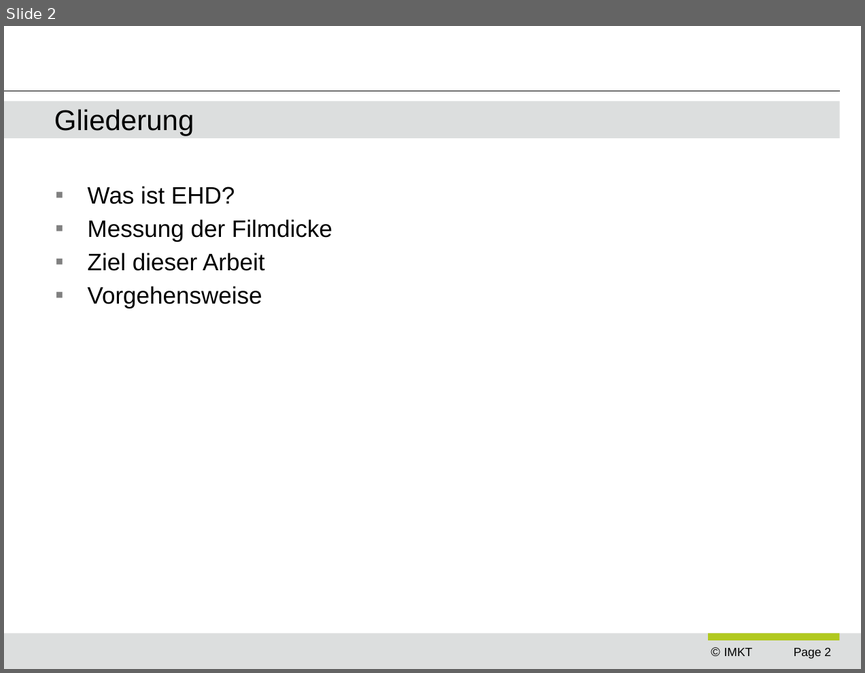
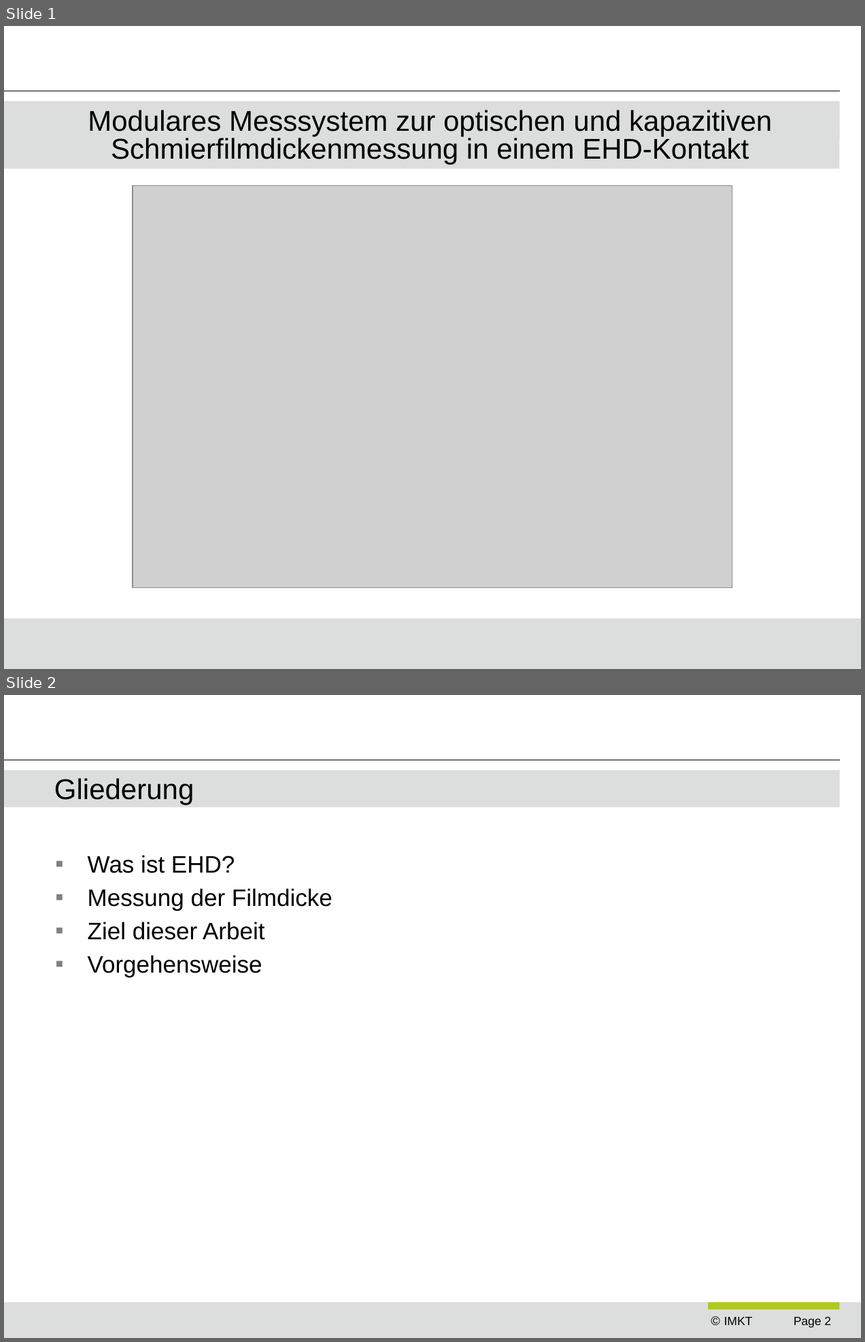
Before and after one commit to ngocminhdao88/dao_masterarbeit, a slide deck: presentations/ziel_der_arbeit_vw.pptx. Shown one above the other, each under a label of ours: slide 2 before the commit, slides 1 and 2 after it. The pictures are 865x673 and 865x1342 pixels, drawn with LibreOffice and Linux fonts; fonts in the diff are those of the drawing; grey boxes stand for pictures; background and template pictures are left out. Boxes give left, top, right and bottom in pixels: in the first picture for what was removed or moved away, otherwise in the second. Text is boxed around its words. In the diff, an @@ line names an element or a change of style, - is before the commit and + after.

```diff
--- a/presentations/ziel_der_arbeit_vw.pptx
+++ b/presentations/ziel_der_arbeit_vw.pptx
@@ slide 1 added at (4,26,861,669), background #FFFFFF; not listed: 4 template elements that a slide beside it also shows @@
@@ title added at (4,131,839,168), fill #DCDEDE, 24 pt, text #000000 @@
+Modulares Messsystem zur optischen und kapazitiven Schmierfilmdickenmessung in einem EHD-Kontakt
@@ picture added at (133,185,732,587) @@
@@ rectangle added at (4,618,861,669), fill #DCDEDE @@
```
Also in this commit, not shown: 1 slide removed, 4 other files.
